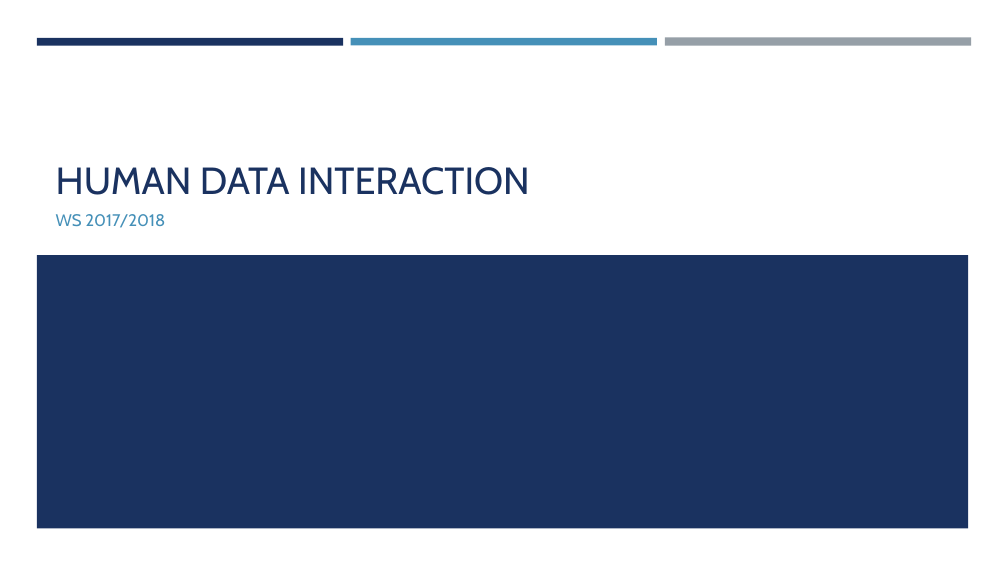
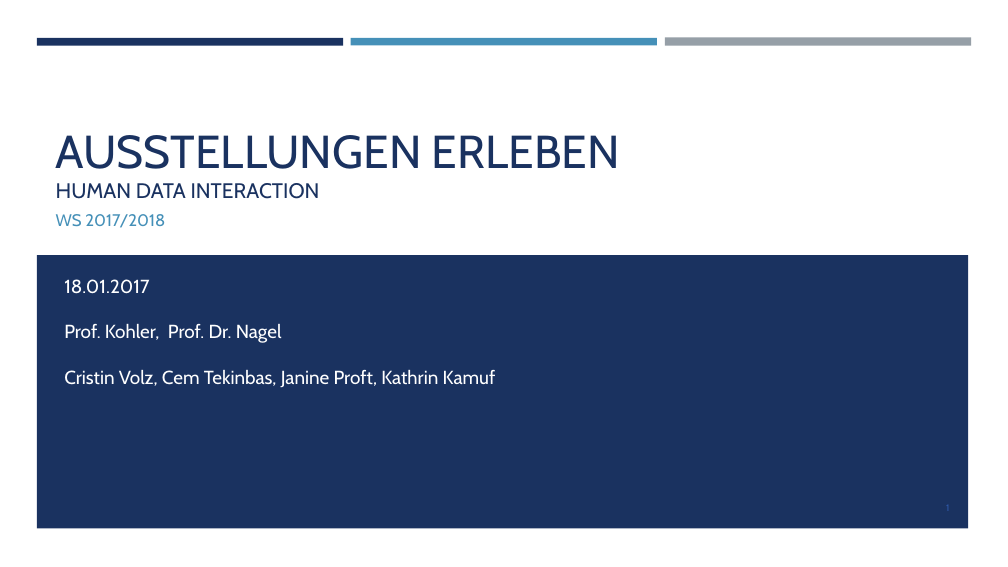
Before and after one commit to cemtekinbas/hdi_17_18_viz, a slide deck: slide 1 of Präsentation/Human Data Interaction.pptx. Drawn at 1008x567 pixels with LibreOffice and Linux fonts; fonts in the diff are those of the drawing. Boxes give left, top, right and bottom in pixels: in the first picture for what was removed or moved away, otherwise in the second. Text is boxed around its words. In the diff, an @@ line names an element or a change of style, - is before the commit and + after.

Commit message:
präsentation

```diff
--- a/Präsentation/Human Data Interaction.pptx
+++ b/Präsentation/Human Data Interaction.pptx
@@ title at <box>56,135,620,199</box>: text changed; size 36 to 44 pt @@
-HUMAN DATA INTERACTION
+AUSSTELLUNGEN ERLEBEN
+HUMAN DATA INTERACTION
@@ text added at <box>64,279,496,388</box>, 18 pt, text #FFFFFF @@
+18.01.2017
+Prof. Kohler, Prof. Dr. Nagel
+Cristin Volz, Cem Tekinbas, Janine Proft, Kathrin Kamuf
```
Also in this commit, not shown: 2 other slides changed, 11 slides added, 8 other files.
